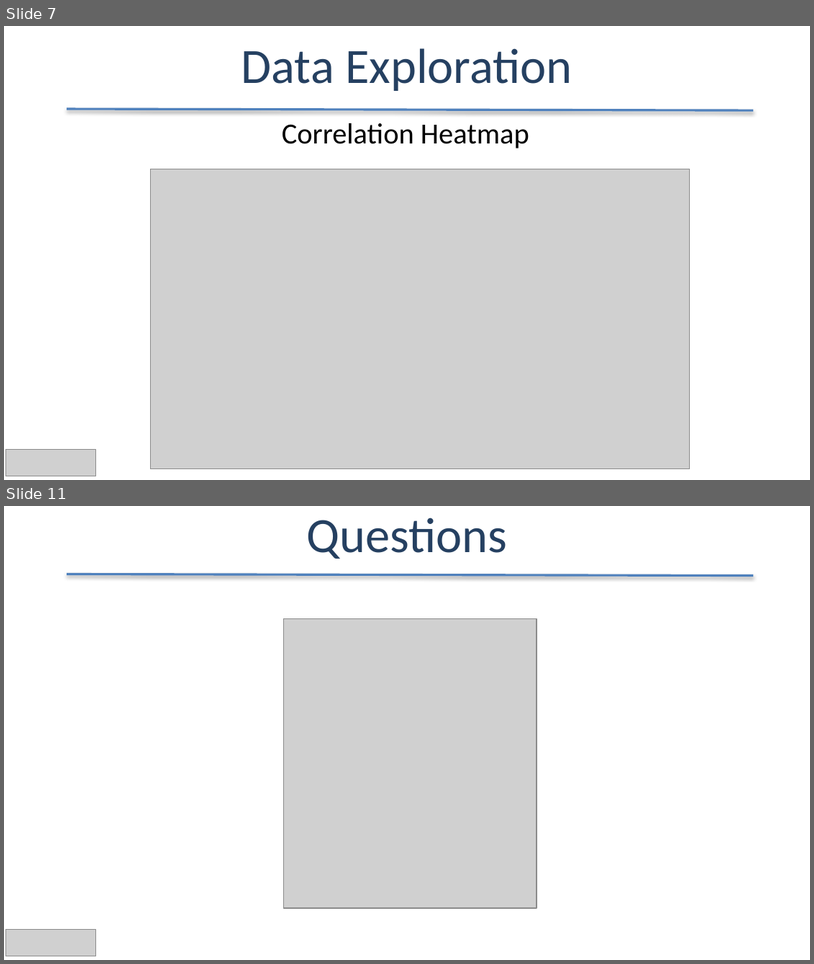
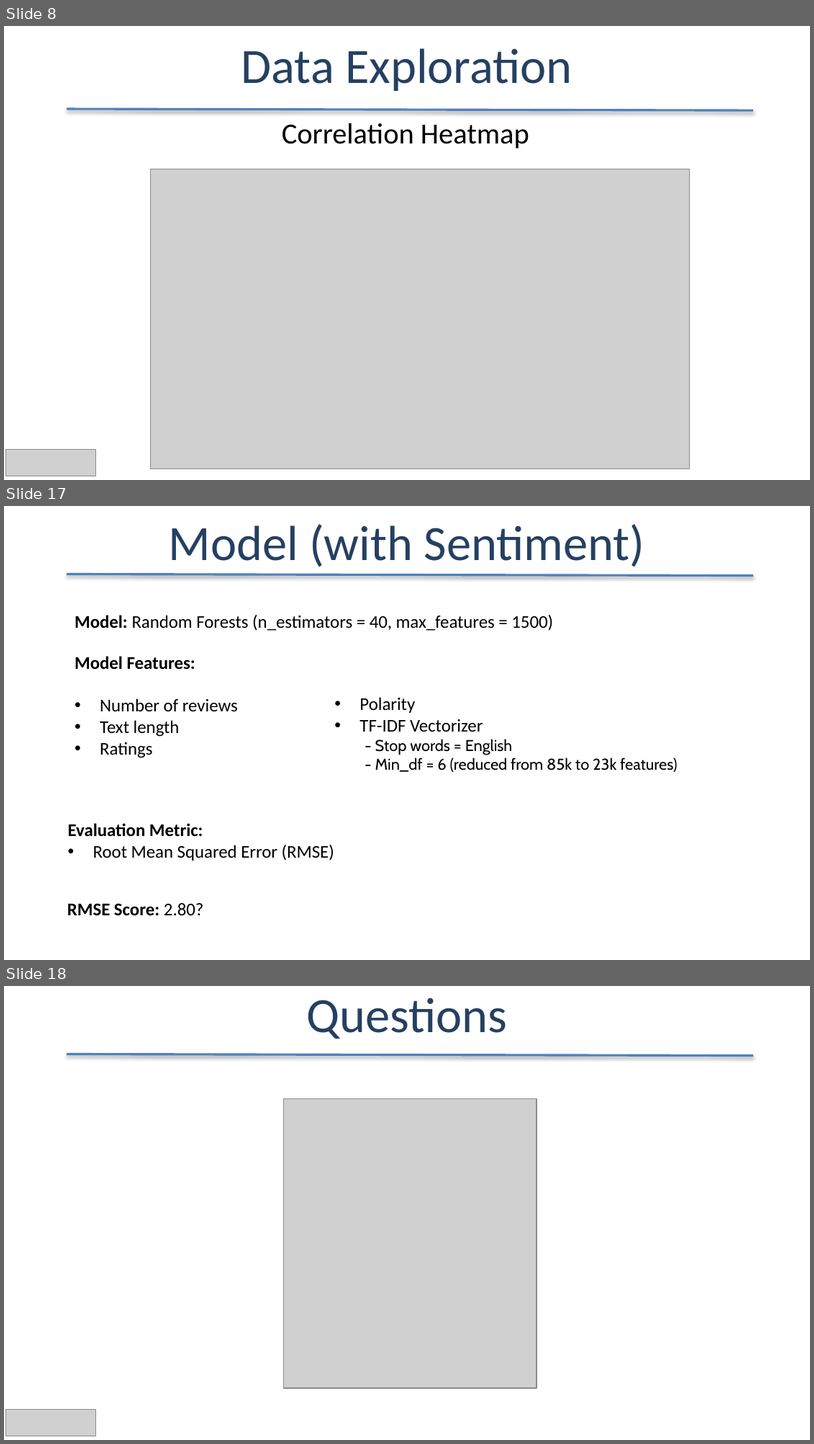
Before and after one commit to shehzadb03/General_Assembly_Yelp_NLP_Draft, a slide deck: DAT7_Bashir.pptx. Shown one above the other, each under a label of ours: slides 7 and 11 before the commit, slides 8, 17 and 18 after it; the slides between them are not shown. The pictures are 814x964 and 814x1444 pixels, drawn with LibreOffice and Linux fonts; fonts in the diff are those of the drawing; grey boxes stand for pictures. Boxes give left, top, right and bottom in pixels: in the first picture for what was removed or moved away, otherwise in the second. Text is boxed around its words. In the diff, an @@ line names an element or a change of style, - is before the commit and + after.

```diff
--- a/DAT7_Bashir.pptx
+++ b/DAT7_Bashir.pptx
@@ slide 17 added at [4,506,810,960], background #FFFFFF @@
@@ text added at [169,524,646,567], 44 pt, text #254061 @@
+Model (with Sentiment)
@@ line added from (67, 574) to (754, 575), #4F81BD 2 pt @@
@@ text added at [75,615,553,631], 16 pt, text #000000 @@
+Model: Random Forests (n_estimators = 40, max_features = 1500)
@@ text added at [75,656,238,758], 16 pt, text #000000 @@
+Model Features:
+• Number of reviews
+• Text length
+• Ratings
@@ text added at [360,697,677,772], 14 pt, text #000000 @@
+• Polarity
+• TF-IDF Vectorizer
+    - Stop words = English
+    - Min_df = 6 (reduced from 85k to 23k features)
@@ text added at [68,823,334,860], 16 pt, text #000000 @@
+Evaluation Metric:
+• Root Mean Squared Error (RMSE)
@@ text added at [67,903,203,916], 16 pt, text #000000, bold @@
+RMSE Score: 2.80?
@@ what was slide 7 is now slide 8 @@
@@ what was slide 11 is now slide 18 @@
```
Also in this commit, not shown: 6 slides changed, 8 other slides added, 2 slides removed.
